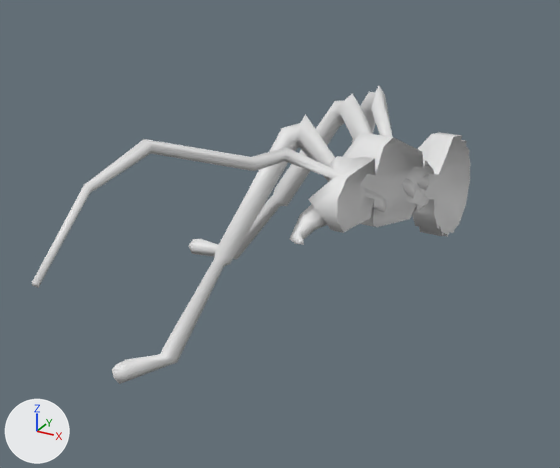
Two versions of the glTF model assets/blueprints/ant.glb, one commit apart.
Before and after are seen from a camera (50 mm lens) standing at (0.656, -2.112, 1.184) and looking at (-0.331, -0.315, 0.286). The axes (+X, +Y, +Z) are drawn at lower left. The lights are the same throughout. The first picture is the older version. Where no turn or scale is listed for an object, it has been applied to the vertices.

The older version as bpy lines, for what is in view:
```python
me_cylinder_007 = bpy.data.meshes.new('Cylinder.007')
me_cylinder_007.from_pydata(...)  # 296 vertices, 531 faces; spans x -0.85..0.0, y -1.32..0.68, z 0.0..0.73
ob_ant = bpy.data.objects.new('ant', me_cylinder_007)
ob_ant.location = (0.0, 0.0, 0.0)
```
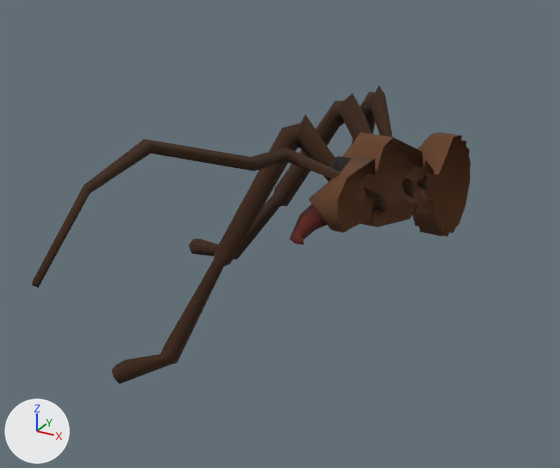
Boxes (x1, y1, x2, y2) around the edits, measured in the pictures (560 x 468 px):
'ant', recoloured (white to brown): (32, 86, 471, 384) in both

Edits to the bpy script that builds the scene:
```text
Add img_ant_texture:
    img_ant_texture = load_image('ant_texture', '_unpacked/ant_texture', 128, 128, 'sRGB')
Add mat_ant_material:
    mat_ant_material = principled_material('ant_material')
    mat_ant_material.texture = img_ant_texture
    mat_ant_material.roughness = 1.0
Change me_cylinder_007:
    where me_cylinder_007.from_pydata(...)  # 296 vertices, 531 faces; spans x -0.85..0.0, y -1.32..0.68, z 0.0..0.73
    add me_cylinder_007.materials.append(mat_ant_material)  # picture img_ant_texture
```
